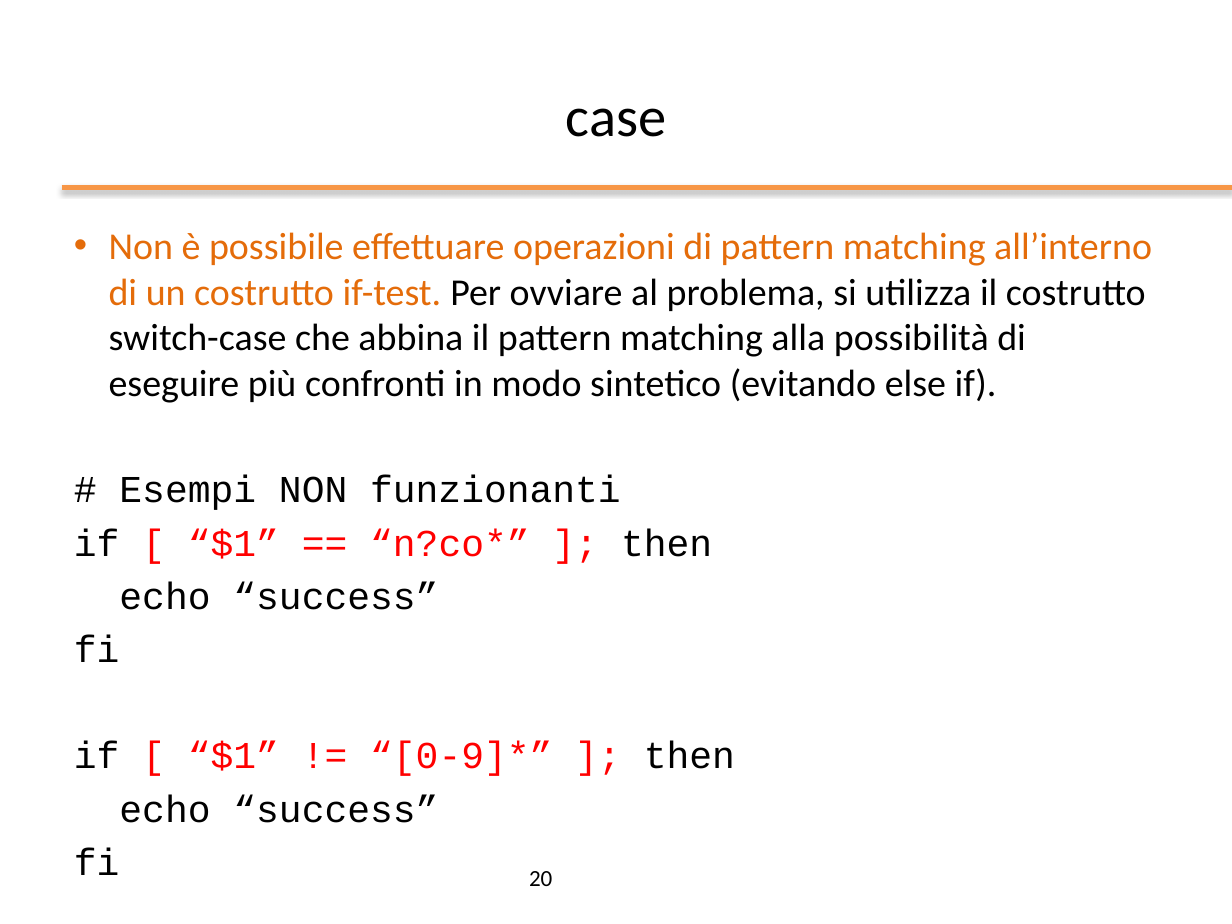
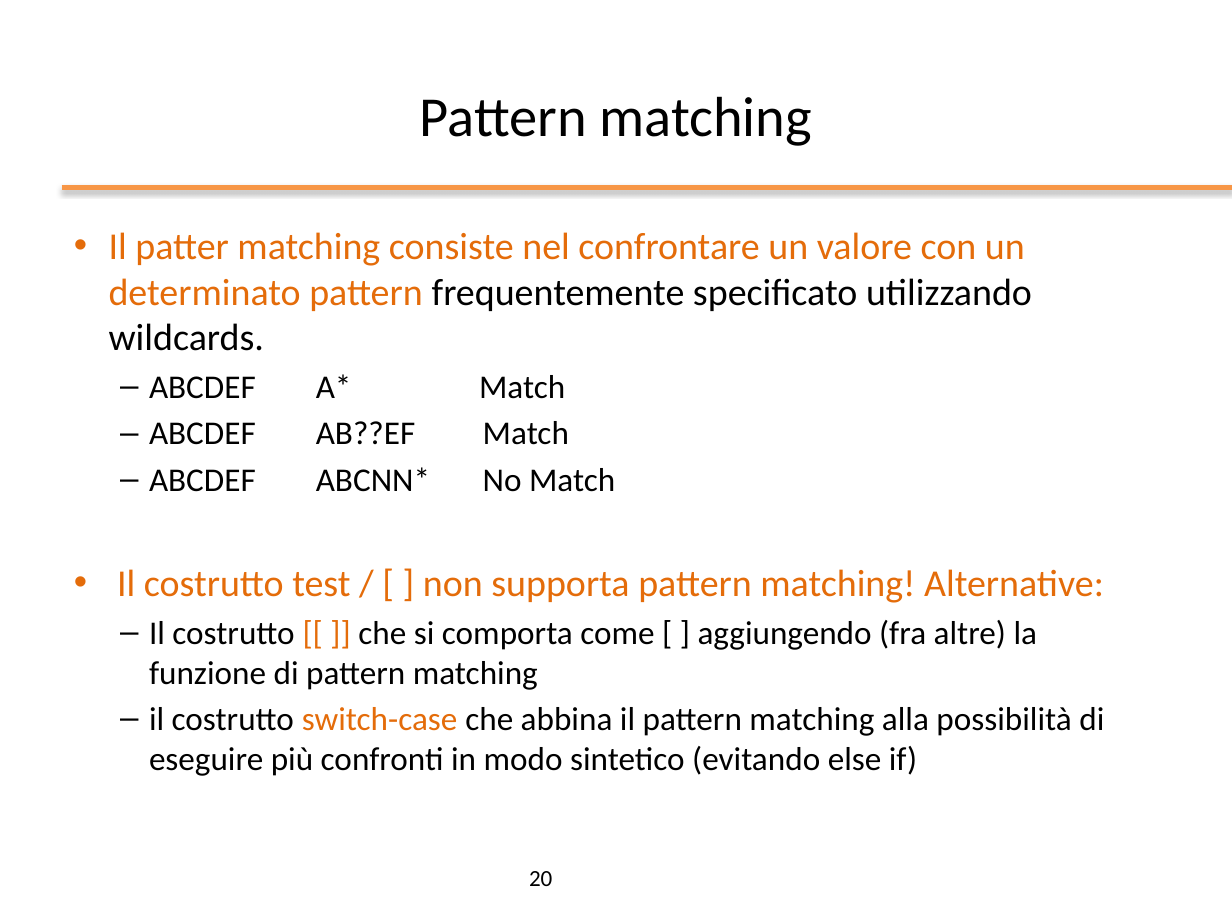
Before and after one commit to nbicocchi/operatingsystemsbsc, a slide deck: slide 20 of slides/ppt/03_Bash Scripting.pptx. Drawn at 1232x924 pixels with LibreOffice and Linux fonts; fonts in the diff are those of the drawing; background and template pictures are left out. Boxes give left, top, right and bottom in pixels: in the first picture for what was removed or moved away, otherwise in the second. Text is boxed around its words. In the diff, an @@ line names an element or a change of style, - is before the commit and + after.

```diff
--- a/slides/ppt/03_Bash Scripting.pptx
+++ b/slides/ppt/03_Bash Scripting.pptx
@@ title at <box>420,96,812,146</box>: text changed @@
-case
+Pattern matching
@@ text at <box>109,232,1104,776</box>: text changed; size 22.2 to 19.4 pt @@
-• Non è possibile effettuare operazioni di pattern matching all’interno di un costrutto if-test. Per ovviare al problema, si utilizza il costrutto switch-case che abbina il pattern matching alla possibilità di eseguire più confronti in modo sintetico (evitando else if).
-# Esempi NON funzionanti
-if [ “$1” == “n?co*” ]; then
-echo “success”
-fi
-if [ “$1” != “[0-9]*” ]; then
-echo “success”
-fi
+• Il patter matching consiste nel confrontare un valore con un determinato pattern frequentemente specificato utilizzando wildcards.
+  – ABCDEF A* Match
+  – ABCDEF AB??EF Match
+  – ABCDEF ABCNN* No Match
+• Il costrutto test / [ ] non supporta pattern matching! Alternative:
+  – Il costrutto [[ ]] che si comporta come [ ] aggiungendo (fra altre) la funzione di pattern matching
+  – il costrutto switch-case che abbina il pattern matching alla possibilità di eseguire più confronti in modo sintetico (evitando else if)
```
Also in this commit, not shown: 2 slides added, 1 other file.
